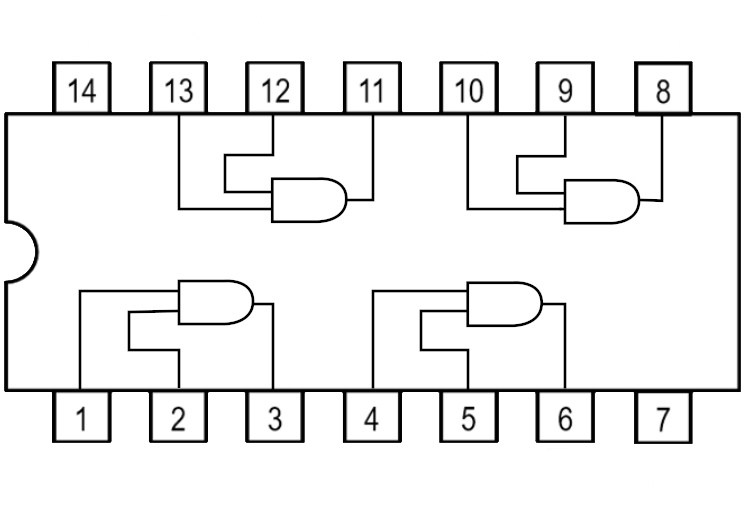
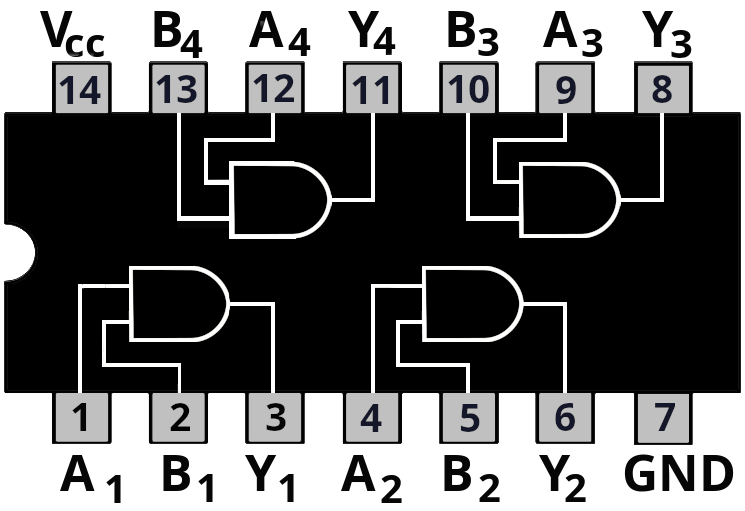
Layers edited between the first and the second 745 x 511 image:
removed layer "A B Y A B ..." over [60,455,729,492]
removed layer "2 #2" over [565,474,585,502]
removed layer "2 #1" over [479,474,499,502]
removed layer "2" over [381,475,401,503]
removed layer "1 #2" over [280,474,292,502]
removed layer "1 #1" over [198,476,205,485]
removed layer "3 #2" over [671,30,686,58]
removed layer "3 #1" over [582,29,598,57]
removed layer "3" over [473,28,493,56]
removed layer "4 #2" over [364,26,387,55]
removed layer "4 #1" over [280,28,303,56]
removed layer "4" over [180,30,203,58]
removed layer "cc" over [66,35,101,57]
removed layer "V B A Y B ..." over [40,12,671,47]
removed layer "74LS107.png copy" over [4,11,741,461]
renamed "74LS107.png" to "74LS00-black.png", showed it, painted on it over [4,11,741,503]
